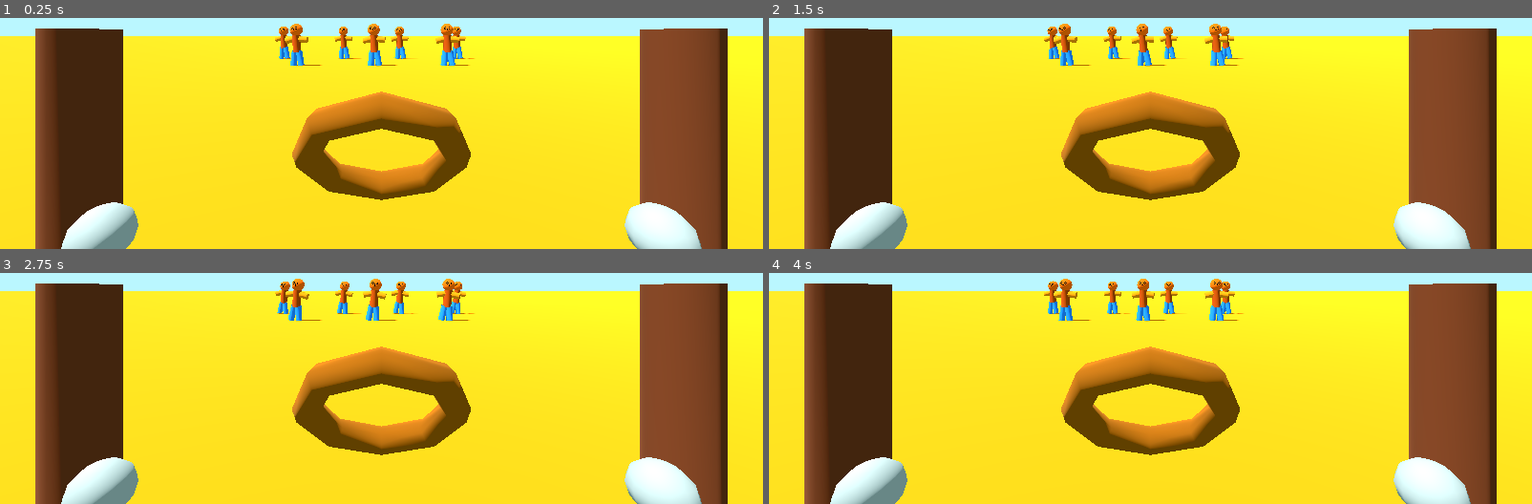
Above: before the commit, frames 1-4 (two rows, left to right).
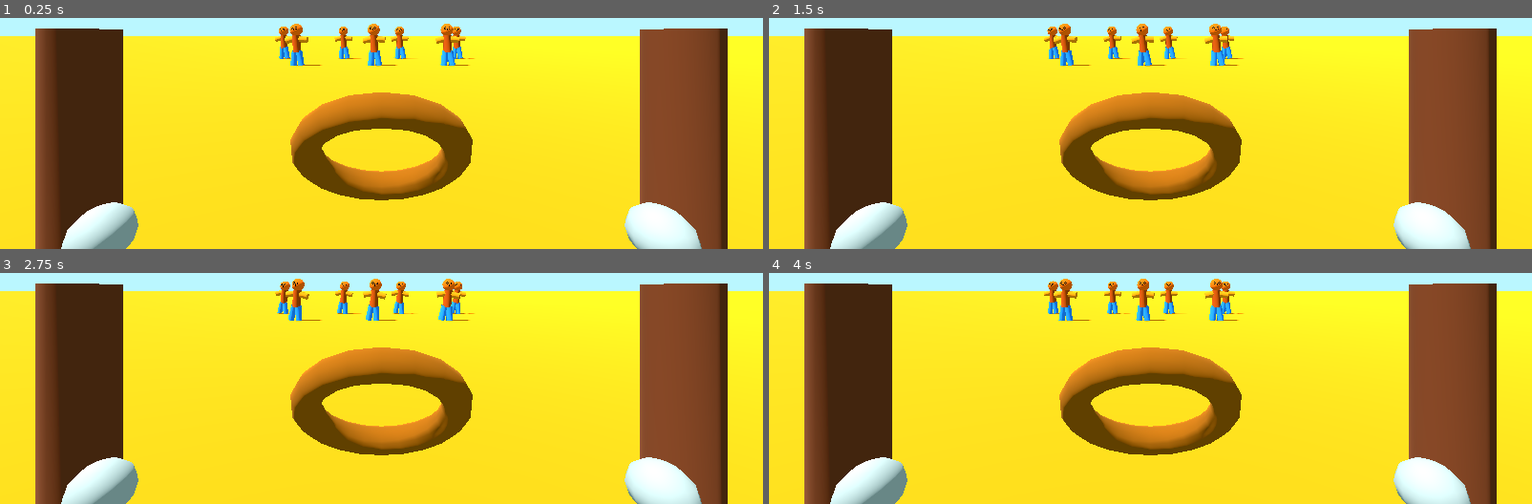
Above: after the commit, the same moments.

Repository: carterpiepenburg1/pumpkinchuckin-
Game: Godot game, scene res://Scenes/pumpkinchuckin.tscn
The game is run twice, just before and just after one commit, with the same random seed, the same clock (stepped at 60 frames per second) and the same inputs.
Inputs:
- Up to frame 1 (0.25 s): no input
- Up to frame 2 (1.5 s): no input
- Up to frame 3 (2.75 s): tap Enter at 2 s
- Up to frame 4 (4 s): tap Space at 2.75 s; tap Enter at 3.5 s

The runs differ from the first frame. In frame 1, 1.8% of the frame differs, in the area x 38-62%, y 31-79%; in frame 2, 1.8%; in frame 3, 1.8%; in frame 4, 1.8%.

Commit message:
Added broken targeting

Diff:
--- a/Scenes/pumpkinchuckin.tscn
+++ b/Scenes/pumpkinchuckin.tscn
@@ -30,6 +30,10 @@
 [sub_resource type="CylinderShape3D" id="CylinderShape3D_8o4mi"]
 height = 0.5
 radius = 0.3
+
+[sub_resource type="StandardMaterial3D" id="StandardMaterial3D_ebto2"]
+transparency = 1
+albedo_color = Color(1, 0, 0, 0.4627451)
 
 [node name="Node3D" type="Node3D"]
 script = ExtResource("1_ua3oe")
@@ -149,6 +153,8 @@
 material_override = SubResource("StandardMaterial3D_3n5g3")
 inner_radius = 0.2
 outer_radius = 0.3
+sides = 20
+ring_sides = 10
 
 [node name="SlingArea" type="Area3D" parent="Slingshot/Sling"]
 transform = Transform3D(1, 0, 0, 0, 1, 0, 0, 0, 1, 0, -0.12365246, 0.01870814)
@@ -157,6 +163,13 @@
 transform = Transform3D(1, 0, 0, 0, 1, 0, 0, 0, 1, 0, -0.08105409, -0.011571914)
 shape = SubResource("CylinderShape3D_8o4mi")
 
+[node name="Target" type="CSGTorus3D" parent="Slingshot"]
+visible = false
+material_override = SubResource("StandardMaterial3D_ebto2")
+inner_radius = 0.8
+sides = 20
+ring_sides = 10
+
 [connection signal="button_pressed" from="Player/Left" to="Player" method="_on_left_button_pressed"]
 [connection signal="button_released" from="Player/Left" to="Player" method="_on_left_button_released"]
 [connection signal="button_pressed" from="Player/Right" to="Player" method="_on_right_button_pressed"]
--- a/Scripts/Player/player.gd
+++ b/Scripts/Player/player.gd
@@ -22,6 +22,7 @@
 				hand.setOffset = true
 
 			#When grabbing objects
+			#Pumpkin
 			if hand.grabbedArea.name == "PumpkinArea":
 				var pumpkin = hand.grabbedArea.get_parent()
 				if pumpkin.inSling == false && pumpkin.flung == false:
@@ -29,9 +30,11 @@
 					pumpkin.inHand = true
 					pumpkin.onVine = false
 
+			#Slingshot
 			if hand.grabbedArea.name == "SlingArea":
 				var slingshot = hand.grabbedArea.get_parent().get_parent()
 				var sling = hand.grabbedArea.get_parent()
+				#needs to be fixed
 				sling.global_position = hand.handArea.global_transform * hand.handOffset.origin
 				slingshot.beingGrabbed = true
 
@@ -44,10 +47,14 @@
 		#When letting go of objects
 		if hand.grabbedArea != null:
 
+			#Pumpkin
 			if hand.grabbedArea.name == "PumpkinArea":
 				var pumpkin = hand.grabbedArea.get_parent()
+				pumpkin.startPos = (hand.handArea.global_transform * hand.handOffset).origin
+				pumpkin.time = 0.0
 				pumpkin.inHand = false
 
+			#Slingshot
 			if hand.grabbedArea.name == "SlingArea":
 				var slingshot = hand.grabbedArea.get_parent().get_parent()
 				slingshot.beingGrabbed = false
--- a/Scripts/Pumkin-Scripts/pumpkin_move.gd
+++ b/Scripts/Pumkin-Scripts/pumpkin_move.gd
@@ -7,16 +7,15 @@
 var flung = false
 
 var velocity = Vector3(0, 0, 0)
-var gravity = 9.8
-
-var angle = 0
-var speed = 0
+var gravity = Vector3(0, -9.8, 0)
+var startPos = Vector3(0, 0, 0)
+var time = 0.0
 
 func _process(delta: float) -> void:
 
 	if (onVine == false && inHand == false && inSling == false) || flung == true:
-		velocity.y -= gravity * delta
-		global_position += velocity * delta
+		time += delta
+		global_position = startPos + velocity * time + 0.5 * gravity * time * time
 	else:
 		velocity = Vector3(0, 0, 0)
 
--- a/Scripts/Slingshot/slingshot.gd
+++ b/Scripts/Slingshot/slingshot.gd
@@ -2,10 +2,13 @@
 
 @onready var sling = $Sling
 @onready var slingArea = $Sling/SlingArea
+
 @onready var leftRope = $LeftRope
 @onready var rightRope = $RightRope
 @onready var leftLog = $LeftLog
 @onready var rightLog = $RightLog
+
+@onready var target = $Target
 
 #Ropes
 var leftRopeSling
@@ -42,6 +45,7 @@
 
 	#Checking if sling is being grabbed
 	if !beingGrabbed:
+		target.visible = false
 		sling.global_position = lerp(sling.global_position, origin, delta*20)
 
 		#if loaded and out of pull back deadzone shoot pumpkin once you get back to pull back deadzone
@@ -51,20 +55,49 @@
 
 			print("flung pumpkin")
 
-			loadedPumpkin.speed = sling.global_position.distance_to(origin)
-			var direction = (origin - sling.global_position).normalized()
-			loadedPumpkin.velocity = direction * loadedPumpkin.speed * launchMult
-
+			loadedPumpkin.velocity = getTrajectory(sling, origin)
+			loadedPumpkin.startPos = loadedPumpkin.global_position
+			loadedPumpkin.time = 0.0
 
 			loadedPumpkin.flung = true
 			loadedPumpkin.inSling = false
 
-			area.monitorable = true
-			area.monitoring = true
+			area.set_deferred("monitorable", true)
+			area.set_deferred("monitoring", true)
 
 			loaded = false
 			loadedPumpkin = null
+	elif beingGrabbed && loaded && loadedPumpkin != null:
+		#Calculate trajectory and display visual
+		var trajectory = getTrajectory(sling, origin)
+		var pumpkinPos = loadedPumpkin.global_position
+		var gravity = loadedPumpkin.gravity
 
+		var landing_pos = Vector3(0, 0, 0)
+
+		var a = 0.5 * gravity.y
+		var b = trajectory.y
+		var c = pumpkinPos.y
+		var discriminant = b*b - 4*a*c
+		if discriminant >= 0:
+			var t = (-b - sqrt(discriminant)) / (2*a)
+			if t > 0:
+				landing_pos = pumpkinPos + trajectory * t + 0.5 * gravity * t * t
+
+		#Pumpking landing target
+		target.visible = true
+		target.global_position = landing_pos
+
+	else:
+		target.visible = false
+
+
+func getTrajectory(s, o):
+	#var offset = s.global_position.distance_to(o)
+	#var direction = (o - s.global_position).normalized()
+	#return direction * offset * launchMult
+
+	return (o - s.global_position) * launchMult
 
 func update_rope(cylinder, start, end):
 	var dir = end - start
@@ -75,10 +108,10 @@
 func _on_sling_area_area_entered(area: Area3D) -> void:
 	if !loaded && area.name == "PumpkinArea":
 		var pumpkin = area.get_parent()
-		if pumpkin.inSling == false && pumpkin.flung == false:
+		if pumpkin.inSling == false && pumpkin.flung == false && pumpkin.onVine == false:
 			pumpkin.inSling = true
-			area.monitorable = false
-			area.monitoring = false
+			area.set_deferred("monitorable", false)
+			area.set_deferred("monitoring", false)
 
 			loaded = true
 			loadedPumpkin = pumpkin
Not shown: 1 places in Scenes/pumpkinchuckin.tscn that only renumber resources
